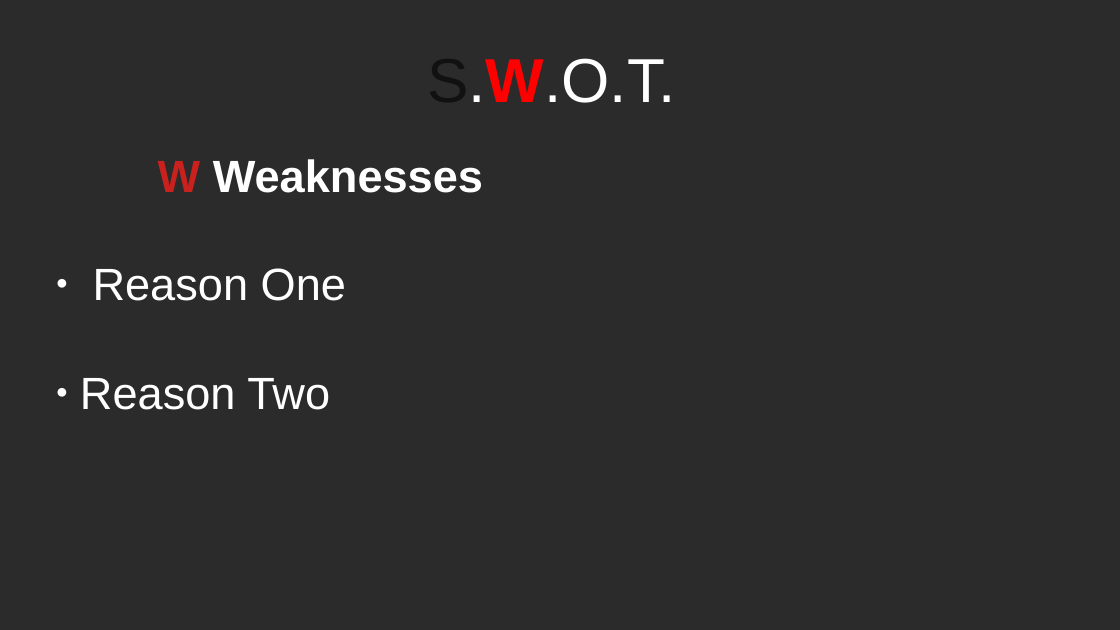
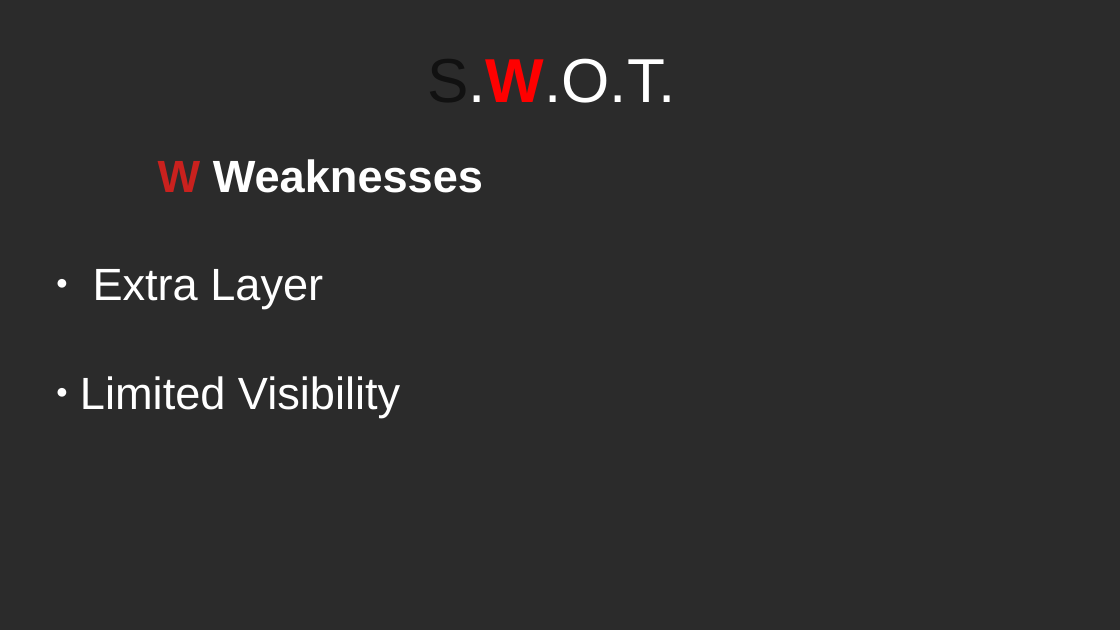
Before and after one commit to RayAndrade/JavaScriptStudy, a slide deck: slide 8 of Creational/Factory/swot.odp. Drawn at 1120x630 pixels with LibreOffice and Linux fonts; fonts in the diff are those of the drawing; background and template pictures are left out; a plain dark background stands for a picture behind light text. Boxes give left, top, right and bottom in pixels: in the first picture for what was removed or moved away, otherwise in the second. Text is boxed around its words. In the diff, an @@ line names an element or a change of style, - is before the commit and + after.

```diff
--- a/Creational/Factory/swot.odp
+++ b/Creational/Factory/swot.odp
@@ subtitle at [80,269,400,417]: text changed @@
-● Reason One
-● Reason Two
+● Extra Layer
+● Limited Visibility
```
Also in this commit, not shown: 12 other slides changed, 48 other files.
